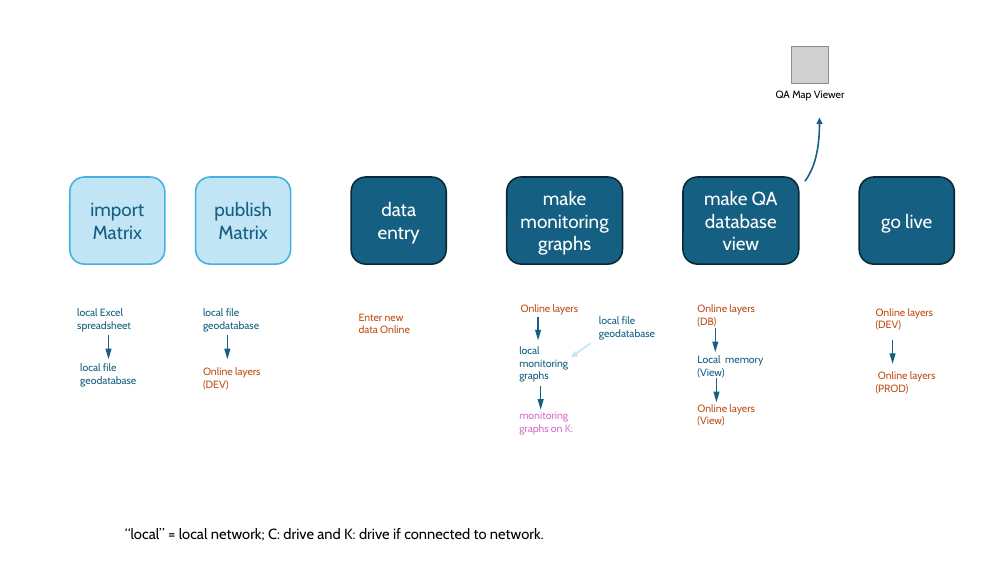
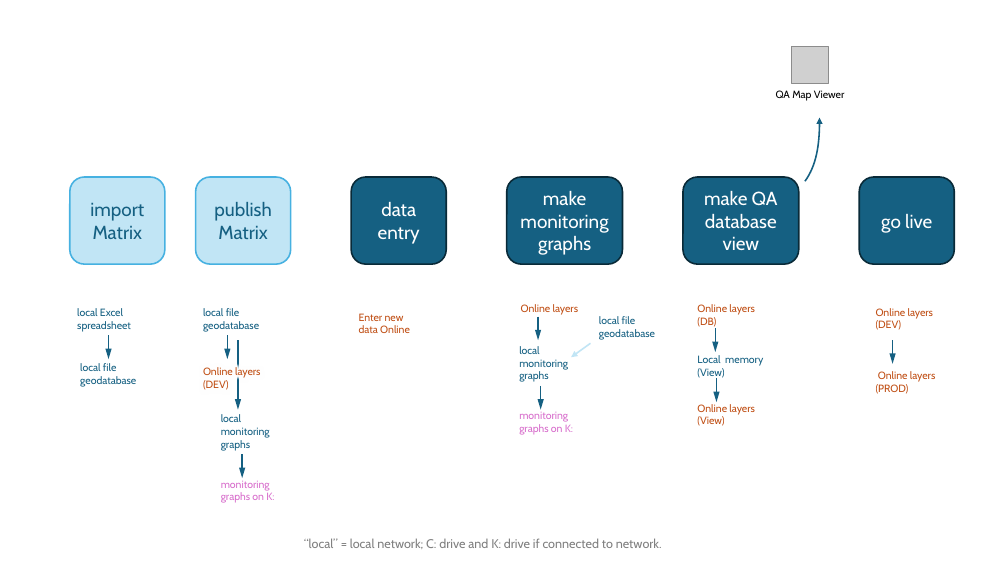
Before and after one commit to WA-Nearshore/seagrass-restoration-processing, a slide deck: slide 8 of docs/seagrass_restoration_storymap_notes.pptx. Drawn at 1008x567 pixels with LibreOffice and Linux fonts; fonts in the diff are those of the drawing; grey boxes stand for pictures. Boxes give left, top, right and bottom in pixels: in the first picture for what was removed or moved away, otherwise in the second. Text is boxed around its words. In the diff, an @@ line names an element or a change of style, - is before the commit and + after.

```diff
--- a/docs/seagrass_restoration_storymap_notes.pptx
+++ b/docs/seagrass_restoration_storymap_notes.pptx
@@ arrow added from (238, 340) to (238, 410), #156082 1.5 pt @@
@@ text added at box(221, 414, 270, 451), 10 pt, text #156082 @@
+local monitoring graphs
@@ arrow added from (242, 454) to (242, 478), #156082 1.5 pt @@
@@ text added at box(221, 480, 274, 503), 10 pt, text #D86ECC @@
+monitoring graphs on K:
@@ text "“local” = local network; C: ...": place and size @@
-text "“local” = local network; C: ..." at box(125, 528, 544, 541)
+text "“local” = local network; C: ..." at box(304, 538, 662, 549)
@@ text "“local” = local network; C: ..." at box(304, 538, 662, 549): size 14 to 12 pt, text colour #000000 to #808080 @@
```
Also in this commit, not shown: 4 other slides changed, 5 slides added, 1 slide removed, 4 other files.
